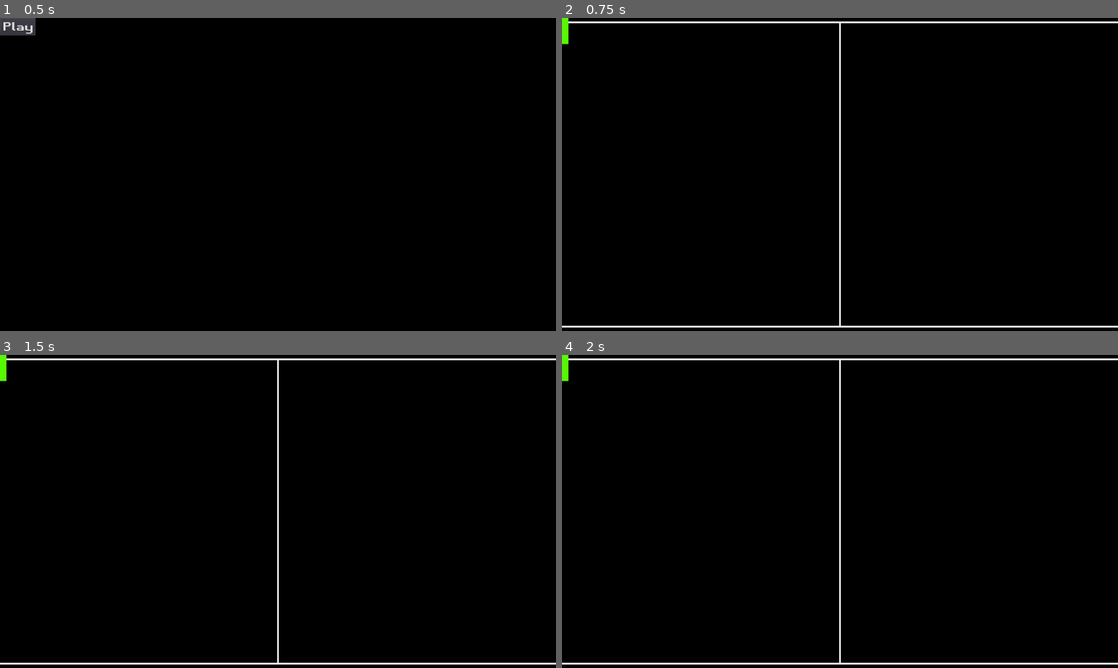
Above: before the commit, frames 1-4 (two rows, left to right).
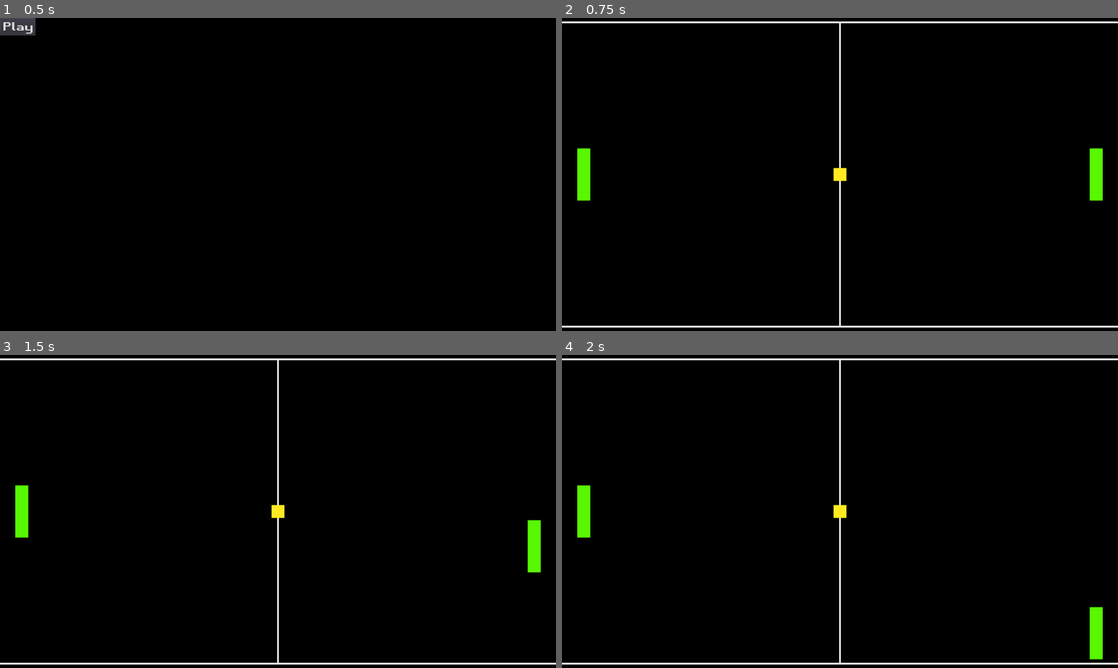
Above: after the commit, the same moments.

Repository: jesusminigolf/super_pong
Game: Godot game, scene res://scene/Menu.tscn
The game is run twice, just before and just after one commit, with the same random seed, the same clock (stepped at 60 frames per second) and the same inputs.
Inputs:
- Up to frame 1 (0.5 s): no input
- Up to frame 2 (0.75 s): click "Play" at 0.5 s
- Up to frame 3 (1.5 s): tap Enter at 1.25 s; hold Down (right_down, bound only after the commit) from 1.28 s (still down)
- Up to frame 4 (2 s): keep holding Down (right_down, bound only after the commit)

Frame 1 is identical in both runs. In frame 2, 1.0% of the frame differs, in the area x 0-98%, y 0-59%; in frame 3, 1.0%; in frame 4, 1.0%.

Commit message:
Añadida pelota. Queda darle movimiento Añadido movimiento jugadores.

Diff:
--- a/project.godot
+++ b/project.godot
@@ -25,6 +25,73 @@
 window/stretch/mode="viewport"
 window/stretch/aspect="keep"
 
+[input]
+
+ui_select={
+"deadzone": 0.5,
+"events": [  ]
+}
+ui_focus_next={
+"deadzone": 0.5,
+"events": [  ]
+}
+ui_focus_prev={
+"deadzone": 0.5,
+"events": [  ]
+}
+ui_left={
+"deadzone": 0.5,
+"events": [  ]
+}
+ui_right={
+"deadzone": 0.5,
+"events": [  ]
+}
+ui_up={
+"deadzone": 0.5,
+"events": [  ]
+}
+ui_down={
+"deadzone": 0.5,
+"events": [  ]
+}
+ui_page_up={
+"deadzone": 0.5,
+"events": [  ]
+}
+ui_page_down={
+"deadzone": 0.5,
+"events": [  ]
+}
+ui_home={
+"deadzone": 0.5,
+"events": [  ]
+}
+right_up={
+"deadzone": 0.5,
+"events": [ Object(InputEventKey,"resource_local_to_scene":false,"resource_name":"","device":0,"alt":false,"shift":false,"control":false,"meta":false,"command":false,"pressed":false,"scancode":16777232,"unicode":0,"echo":false,"script":null)
+, Object(InputEventJoypadMotion,"resource_local_to_scene":false,"resource_name":"","device":0,"axis":3,"axis_value":-1.0,"script":null)
+ ]
+}
+right_down={
+"deadzone": 0.5,
+"events": [ Object(InputEventKey,"resource_local_to_scene":false,"resource_name":"","device":0,"alt":false,"shift":false,"control":false,"meta":false,"command":false,"pressed":false,"scancode":16777234,"unicode":0,"echo":false,"script":null)
+, Object(InputEventJoypadMotion,"resource_local_to_scene":false,"resource_name":"","device":0,"axis":3,"axis_value":1.0,"script":null)
+ ]
+}
+left_up={
+"deadzone": 0.5,
+"events": [ Object(InputEventKey,"resource_local_to_scene":false,"resource_name":"","device":0,"alt":false,"shift":false,"control":false,"meta":false,"command":false,"pressed":false,"scancode":87,"unicode":0,"echo":false,"script":null)
+, Object(InputEventJoypadMotion,"resource_local_to_scene":false,"resource_name":"","device":0,"axis":1,"axis_value":-1.0,"script":null)
+ ]
+}
+left_down={
+"deadzone": 0.5,
+"events": [ Object(InputEventKey,"resource_local_to_scene":false,"resource_name":"","device":0,"alt":false,"shift":false,"control":false,"meta":false,"command":false,"pressed":false,"scancode":83,"unicode":0,"echo":false,"script":null)
+, Object(InputEventJoypadMotion,"resource_local_to_scene":false,"resource_name":"","device":0,"axis":1,"axis_value":1.0,"script":null)
+ ]
+}
+
 [rendering]
 
 environment/default_environment="res://default_env.tres"
--- /dev/null
+++ b/scene/Ball.tscn
@@ -0,0 +1,14 @@
+[gd_scene load_steps=3 format=2]
+
+[ext_resource path="res://images/ball.png" type="Texture" id=1]
+
+[sub_resource type="RectangleShape2D" id=1]
+extents = Vector2( 15, 15 )
+
+[node name="Area2D" type="Area2D"]
+
+[node name="Sprite" type="Sprite" parent="."]
+texture = ExtResource( 1 )
+
+[node name="CollisionShape2D" type="CollisionShape2D" parent="."]
+shape = SubResource( 1 )
--- a/scene/Player.tscn
+++ b/scene/Player.tscn
@@ -1,14 +1,13 @@
-[gd_scene load_steps=3 format=2]
+[gd_scene load_steps=4 format=2]
 
 [ext_resource path="res://images/player1.png" type="Texture" id=1]
+[ext_resource path="res://scripts/Player.gd" type="Script" id=2]
 
 [sub_resource type="RectangleShape2D" id=1]
 extents = Vector2( 15.0153, 60.0062 )
 
 [node name="Player" type="Area2D"]
-__meta__ = {
-"_edit_lock_": true
-}
+script = ExtResource( 2 )
 
 [node name="Sprite" type="Sprite" parent="."]
 texture = ExtResource( 1 )
--- a/scripts/Game.gd
+++ b/scripts/Game.gd
@@ -1,18 +1,41 @@
 extends Node2D
 
+var player = preload("res://scene/Player.tscn")
+var ball = preload("res://scene/Ball.tscn").instance()
 
-# Declare member variables here. Examples:
-# var a = 2
-# var b = "text"
-
-var player = preload("res://scene/Player.tscn")
+const speed = 320
 
 var player_left = player.instance()
+var player_right = player.instance()
 
-# Called when the node enters the scene tree for the first time.
+# var player_right_texture = load("res://images/player2.png") TODO: diferentes colores para los sprites
+
 func _ready():
+	# OS.set_borderless_window(true)
+	add_child(player_right)
 	add_child(player_left)
+	add_child(ball)
 
+	ball.position.x = get_viewport().size.x / 2
+	ball.position.y = get_viewport().size.y / 2
+
+	player_left.position.x = 50
+	player_left.position.y = get_viewport().size.y / 2
+
+	player_right.position.x = get_viewport().size.x - 50
+	player_right.position.y = get_viewport().size.y / 2
+
+
+func _input(event):
+	if Input.is_action_just_pressed("left_up"): player_left.set_going_up(1)
+	if Input.is_action_just_pressed("left_down"): player_left.set_going_down(1)
+	if Input.is_action_just_pressed("right_up"): player_right.set_going_up(1)
+	if Input.is_action_just_pressed("right_down"): player_right.set_going_down(1)
+
+	if Input.is_action_just_released("left_up"): player_left.set_going_up(0)
+	if Input.is_action_just_released("left_down"): player_left.set_going_down(0)
+	if Input.is_action_just_released("right_up"): player_right.set_going_up(0)
+	if Input.is_action_just_released("right_down"): player_right.set_going_down(0)
 
 # Called every frame. 'delta' is the elapsed time since the previous frame.
 #func _process(delta):
--- /dev/null
+++ b/scripts/Player.gd
@@ -0,0 +1,25 @@
+extends Area2D
+
+const speed = 400
+
+var going_up = 0
+var going_down = 0
+
+# Called when the node enters the scene tree for the first time.
+func _ready():
+	pass
+
+func set_going_up(_going_up):
+	going_up = _going_up
+
+func set_going_down(_going_down):
+	going_down = _going_down
+
+func _physics_process(delta):
+	self.position.y += delta * (going_down - going_up) * speed
+	if self.position.y <= 12 + 60: self.position.y = 12 + 60
+	if self.position.y >= 708 - 60: self.position.y = 708 - 60
+
+# Called every frame. 'delta' is the elapsed time since the previous frame.
+#func _process(delta):
+#	pass
